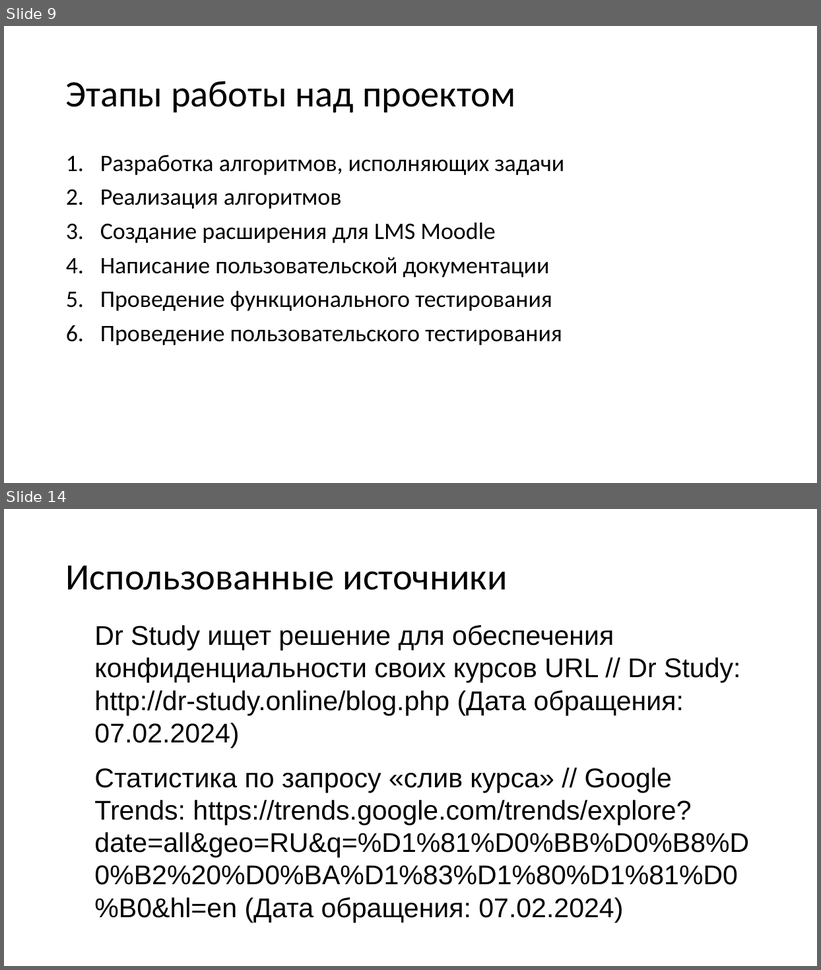
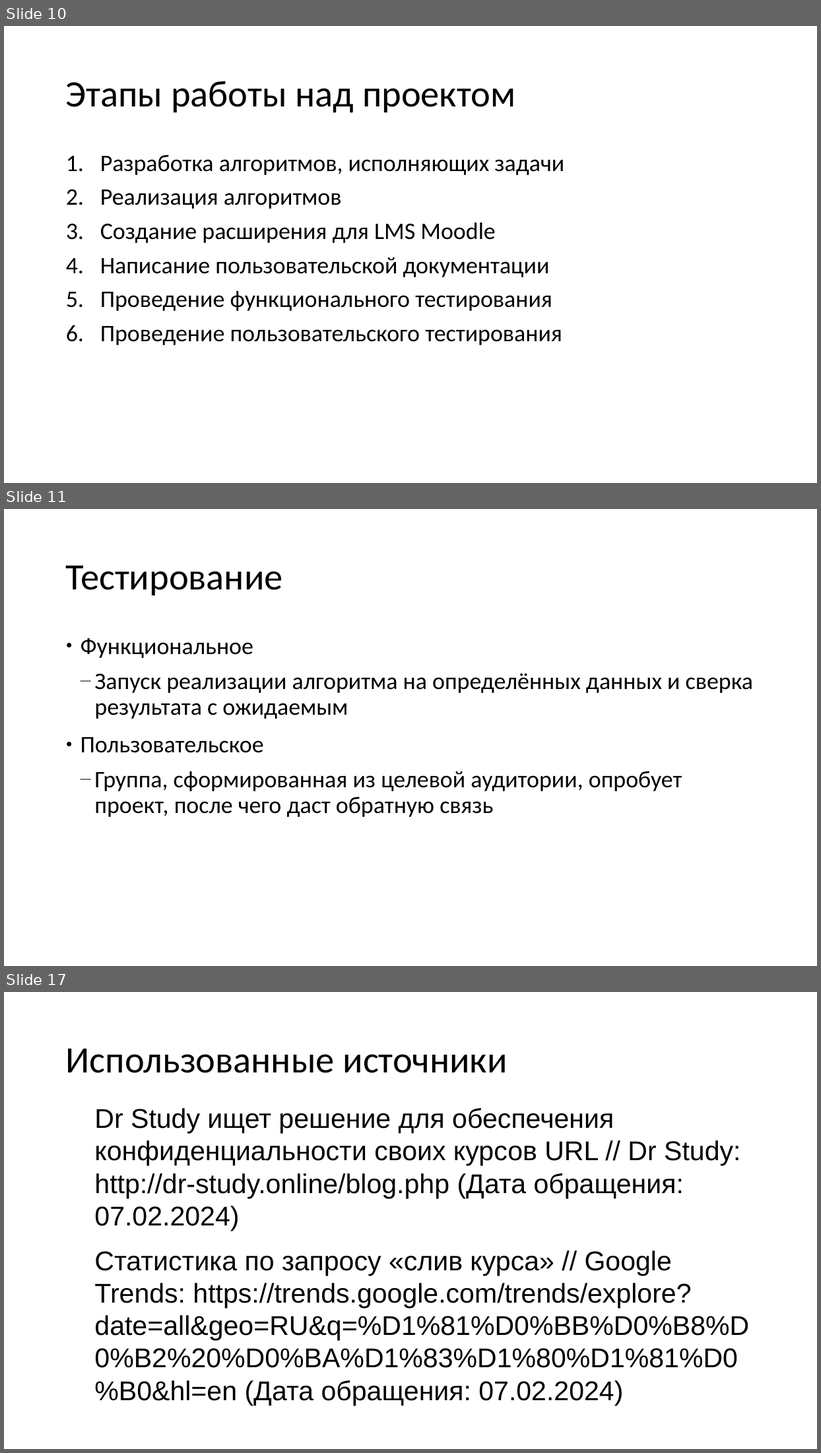
Before and after one commit to vanindm/vanindm.github.io, a slide deck: files/ИБ.pptx. Shown one above the other, each under a label of ours: slides 9 and 14 before the commit, slides 10, 11 and 17 after it; the slides between them are not shown. The pictures are 821x970 and 821x1453 pixels, drawn with LibreOffice and Linux fonts; fonts in the diff are those of the drawing. Boxes give left, top, right and bottom in pixels: in the first picture for what was removed or moved away, otherwise in the second. Text is boxed around its words. In the diff, an @@ line names an element or a change of style, - is before the commit and + after.

```diff
--- a/files/ИБ.pptx
+++ b/files/ИБ.pptx
@@ slide 11 added at [4,509,817,966], background #FFFFFF @@
@@ title added at [66,565,283,595], 44 pt, text #000000 @@
+Тестирование
@@ text added at [81,638,753,817], 28 pt, text #000000 @@
+● Функциональное
+  — Запуск реализации алгоритма на определённых данных и сверка результата с ожидаемым
+● Пользовательское
+  — Группа, сформированная из целевой аудитории, опробует проект, после чего даст обратную связь
@@ what was slide 9 is now slide 10 @@
@@ what was slide 14 is now slide 17 @@
```
Also in this commit, not shown: 6 slides changed, 3 other slides added, 1 other file.
